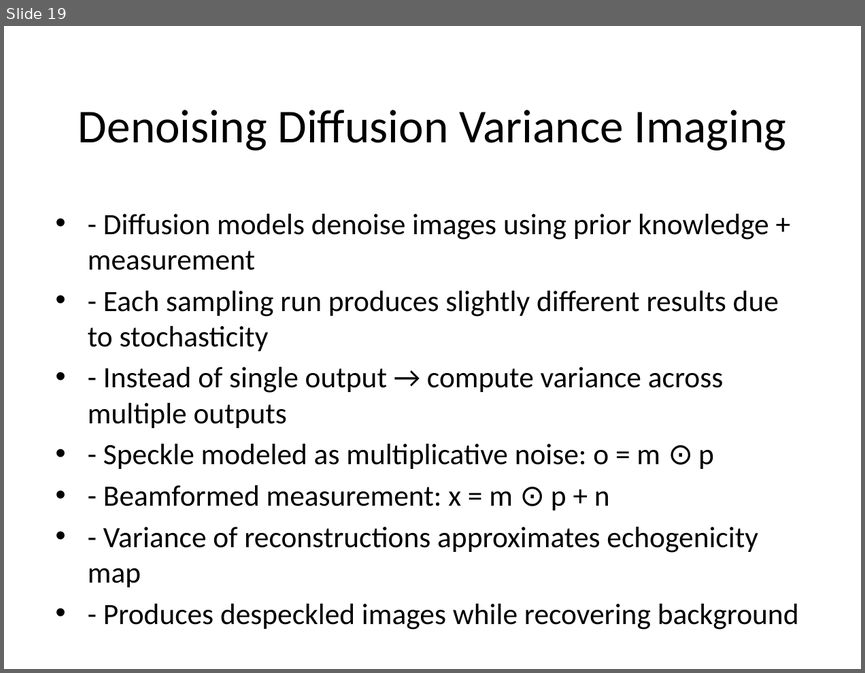
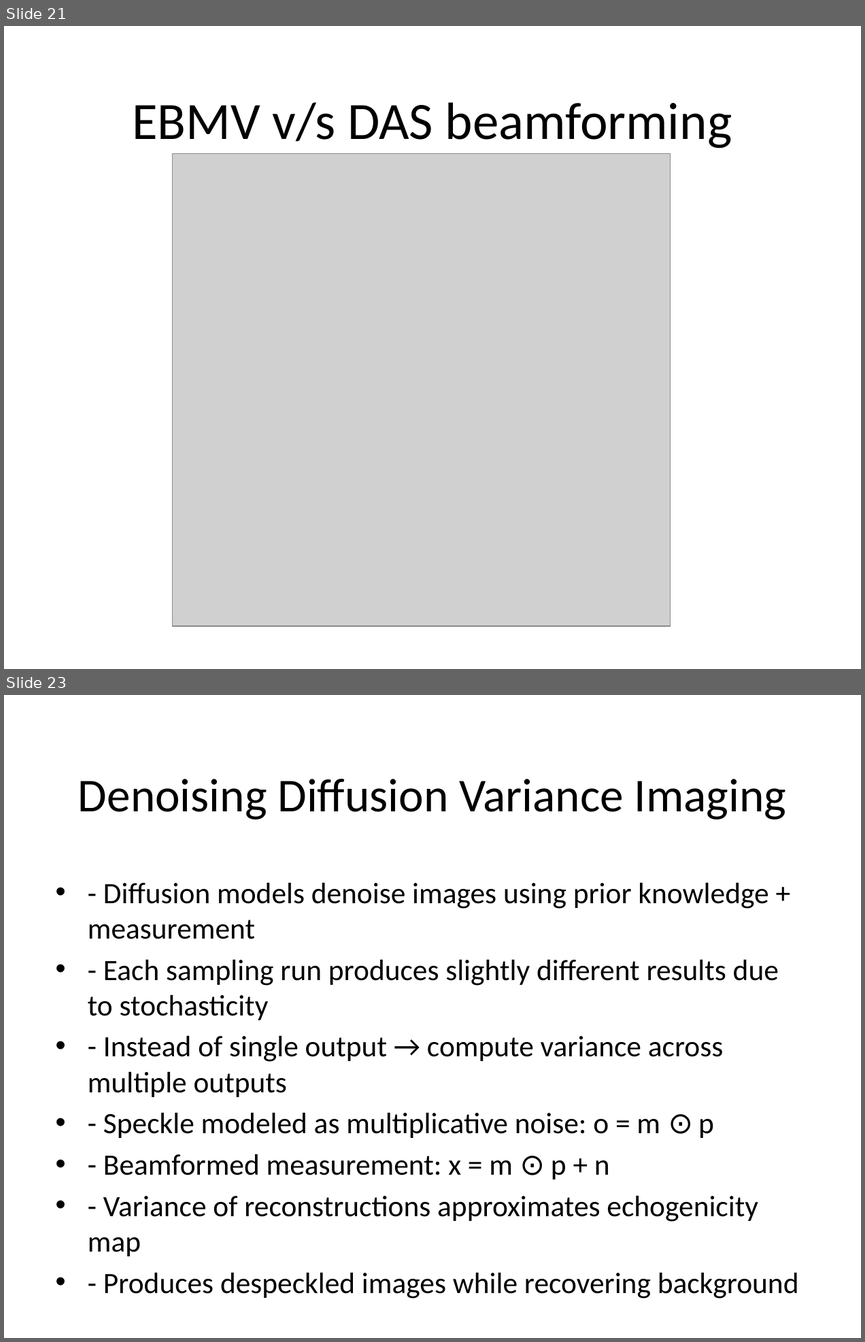
Before and after one commit to srii5477/Grading-Ultrasound-Multifudus-Muscle-Quality, a slide deck: ppt.pptx. Shown one above the other, each under a label of ours: slide 19 before the commit, slides 21 and 23 after it; the slides between them are not shown. The pictures are 865x673 and 865x1342 pixels, drawn with LibreOffice and Linux fonts; fonts in the diff are those of the drawing; grey boxes stand for pictures. Boxes give left, top, right and bottom in pixels: in the first picture for what was removed or moved away, otherwise in the second. Text is boxed around its words. In the diff, an @@ line names an element or a change of style, - is before the commit and + after.

```diff
--- a/ppt.pptx
+++ b/ppt.pptx
@@ slide 21 added at (4,26,861,669), background #FFFFFF @@
@@ title added at (132,102,732,148), 44 pt, text #000000 @@
+EBMV v/s DAS beamforming
@@ picture added at (172,154,670,626) @@
@@ what was slide 19 is now slide 23 @@
```
Also in this commit, not shown: 2 slides changed, 4 other slides added, 1 slide removed.
